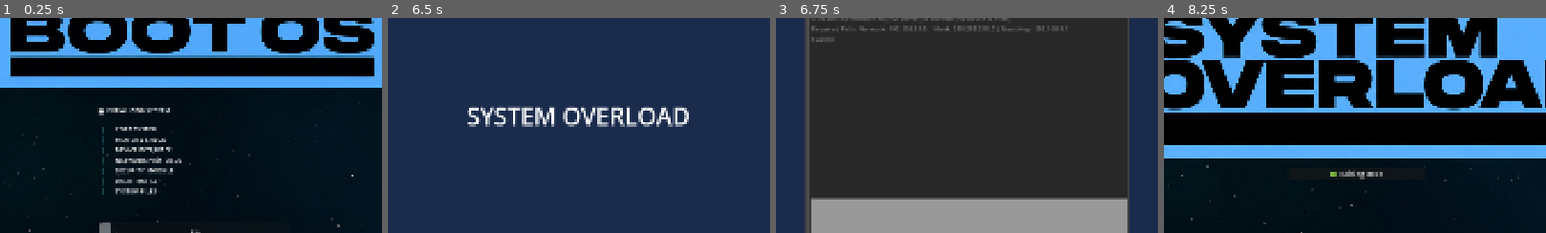
Above: before the commit, frames 1-4 (left to right).
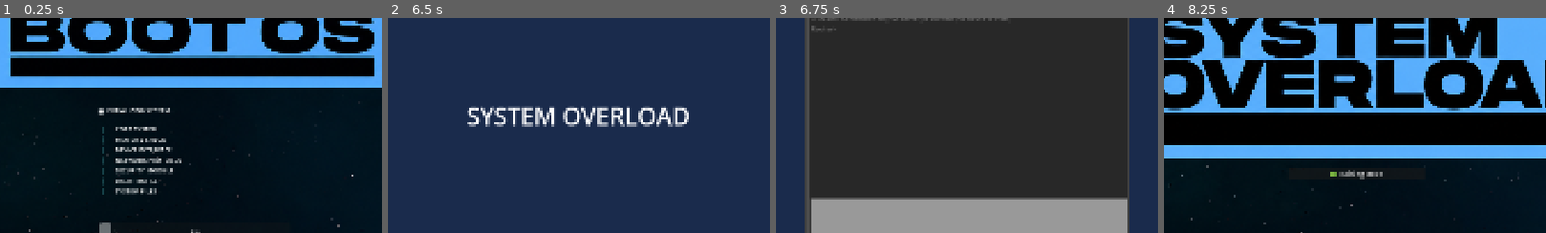
Above: after the commit, the same moments.

Repository: Bookza253/system_overload
Game: Godot game, scene res://start_screen.tscn
Two runs of this game, one before a commit and one after it. Both use one fixed random seed, a clock stepped at 60 frames per second and the inputs below.
Inputs (mouse positions are % of the whole screen's width and height, from its top left):
- Up to frame 1 (0.25 s): no input
- Up to frame 2 (6.5 s): move the mouse to (72, 45) at 0.52 s; move the mouse to (30, 55) at 1.27 s; move the mouse to (60, 28) at 2.02 s; move the mouse to (45, 70) at 2.77 s; move the mouse to (80, 65) at 3.52 s; click "PRESS TO START" at 4.25 s; click "🟢 Training Mode" at 5 s; click "Routing" at 5.75 s
- Up to frame 3 (6.75 s): click (2, 4) at 6.5 s
- Up to frame 4 (8.25 s): click (50, 73) at 7.27 s; type "12" at 7.35 s; click (2, 97) at 8 s
The pictures show only the part of the screen within x 25-75%, y 27-77%; the shares and areas given below are measured in that part.

Frames 1-2 are identical in both runs. In frame 3, 0.7% of the frame differs, in the area x 9-77%, y 3-12%; in frame 4, nothing differs.

Commit message:
fix bug part 2 Done

Diff:
--- a/Window_Terminal.gd
+++ b/Window_Terminal.gd
@@ -25,61 +25,61 @@
 		current_topic = str(Global.selected_topic).to_lower()
 
 	# --------------------------------------------------------------------------
-	# 📶 1. ด่าน ROUTING
+	# 🖥️ 1. ด่าน TASK MANAGER (SYSTEM)
 	# --------------------------------------------------------------------------
-	if current_topic == "routing" or current_topic == "system" or current_topic == "task_manager" or current_topic == "systembutton":
+	if current_topic == "task_manager" or current_topic == "system":
 		text_display += "📍 [ตารางเส้นทางเครือข่ายด่าน ROUTING]\n\n"
 		text_display += "▪️ ปลายทาง: HQ_Server\n"
-		text_display += "  Network: 192.168.55.0 | Mask: 255.255.255.0 | Next-Hop: 192.168.1.1\n\n"
+		text_display += "  Network: 192.168.55.0 | Mask: 255.255.255.0 | Next-Hop: 192.168.1.1\n\n"
 		text_display += "▪️ ปลายทาง: Branch_Office\n"
-		text_display += "  Network: 192.168.50.0 | Mask: 255.255.255.0 | Next-Hop: 192.168.2.55\n\n"
+		text_display += "  Network: 192.168.50.0 | Mask: 255.255.255.0 | Next-Hop: 192.168.2.55\n\n"
 		text_display += "▪️ ปลายทาง: Cloud_Storage\n"
-		text_display += "  Network: 192.168.71.0 | Mask: 255.255.255.0 | Next-Hop: 192.168.10.254\n\n"
+		text_display += "  Network: 192.168.71.0 | Mask: 255.255.255.0 | Next-Hop: 192.168.10.254\n\n"
 		text_display += "━━━━━━━━━━━━━━━━━━━━━━━━\n"
-		text_display += "🛠️ รูปแบบคำสั่งพิมพ์ใน config: ip route [Network] [Mask] [Next-Hop]"
+		text_display += "💡 ตรวจสอบชื่อแผนกหจากด่านหลัก "
+
 
 	# --------------------------------------------------------------------------
-	# 🛡️ 2. ด่าน FIREWALL
+	# 🛡️ 2. ด่าน FIREWALL (NETWORK)
 	# --------------------------------------------------------------------------
-	elif current_topic == "firewall" or current_topic == "network" or current_topic == "networkbutton":
+	elif current_topic == "network" or current_topic == "firewall":
 		text_display += "📍 [รายชื่อแผนกและ IP ทั้งหมดในด่าน FIREWALL]\n\n"
-		text_display += "▪️ แผนก: Accounting\n  IP Address: 192.168.1.50\n\n"
-		text_display += "▪️ แผนก: HR\n  IP Address: 192.168.2.10\n\n"
-		text_display += "▪️ แผนก: Marketing\n  IP Address: 192.168.3.99\n\n"
-		text_display += "▪️ แผนก: R&D\n  IP Address: 192.168.4.25\n\n"
+		text_display += "▪️ แผนก: Accounting\n  IP Address: 192.168.1.50\n\n"
+		text_display += "▪️ แผนก: HR\n  IP Address: 192.168.2.10\n\n"
+		text_display += "▪️ แผนก: Marketing\n  IP Address: 192.168.3.99\n\n"
+		text_display += "▪️ แผนก: R&D\n  IP Address: 192.168.4.25\n\n"
 		text_display += "━━━━━━━━━━━━━━━━━━━━━━━━\n"
 		text_display += "💡 ตรวจสอบหน้าจอแจ้งเตือนแอปหลักว่าแผนกใดถูกโจมตี "
 
 	# --------------------------------------------------------------------------
-	# 🌟 3. ด่าน CHANGE VLAN
+	# 📶 3. ด่าน ROUTER
 	# --------------------------------------------------------------------------
-	elif current_topic == "vlan" or current_topic == "router" or current_topic == "button_router_topic":
+	elif current_topic == "router":
 		text_display += "📍 [รายชื่อแผนกและ VLAN ID ในด่าน SWITCH VLAN]\n\n"
 		text_display += "▪️ แผนก: Marketing\n"
-		text_display += "  VLAN: 10 | Port: fa0/1 | IP: 192.168.1.99\n\n"
+		text_display += "  VLAN: 10 | Port: fa0/1 | IP: 192.168.1.99\n\n"
 		text_display += "▪️ แผนก: Engineering\n"
-		text_display += "  VLAN: 20 | Port: fa0/2 | IP: 192.168.2.99\n\n"
+		text_display += "  VLAN: 20 | Port: fa0/2 | IP: 192.168.2.99\n\n"
 		text_display += "▪️ แผนก: Guest_WiFi\n"
-		text_display += "  VLAN: 30 | Port: fa0/5 | IP: 192.168.3.77\n\n"
+		text_display += "  VLAN: 30 | Port: fa0/5 | IP: 192.168.3.77\n\n"
 		text_display += "━━━━━━━━━━━━━━━━━━━━━━━━\n"
 		text_display += "💡 ตรวจสอบพอร์ตเชื่อมต่อจากด่านหลัก "
 
 	# --------------------------------------------------------------------------
-	# 🌐 4. ด่าน NAT
+	# 🌐 4. ด่าน NAT (เชื่อมโยงจากค่า "vlan" หรือโมดูล "pdpa")
 	# --------------------------------------------------------------------------
-	elif current_topic == "nat" or current_topic == "pdpa" or current_topic == "button_pdpa_topic":
+	elif current_topic == "vlan" or current_topic == "pdpa" or current_topic == "nat":
 		text_display += "📍 [ข้อมูลการตั้งค่าโครงสร้างด่าน NAT]\n\n"
 		text_display += "▪️ port: Gi0/1 | ACL: 1 | IP: 192.168.1.50\n\n"
 		text_display += "▪️ port: Gi0/2 | ACL: 5 | IP: 192.168.2.10\n\n"
 		text_display += "▪️ port: fa0/1 | ACL: 10 | IP: 192.168.3.99\n\n"
 		text_display += "━━━━━━━━━━━━━━━━━━━━━━━━\n"
-		text_display += "🛠️ รูปแบบคำสั่งพิมพ์ใน config:\n"
-		text_display += "ip nat inside source list [เลข ACL] interface [ชื่อพอร์ต] overload"
+		text_display += "💡 ตรวจสอบพอร์ตเชื่อมต่อจากด่านหลัก "
 
-	# 🔒 โหมดสำรอง (ถ้าไม่มีอะไรตรงเลย จะแสดงข้อความระบุชัดเจนว่าติดปัญหาอะไร)
+	# 🔒 โหมดสำรอง
 	else:
 		text_display += "📍 [ระบบกำลังค้นหาข้อมูลด่าน...]\n\n"
 		text_display += "🔎 ตอนนี้ระบบอ่านค่าด่านได้เป็นคำว่า: \"" + str(Global.selected_topic) + "\"\n\n"
-		text_display += "💡 วิธีแก้: กรุณาเปิดไฟล์ที่คุมปุ่มเลือกด่าน (เช่น mode_selection.gd) แล้วดูว่าในฟังก์ชันตอนกดปุ่มด่าน NAT มันเขียนสั่งว่า Global.selected_topic = ค่าอะไร จากนั้นเอาคำนั้นมาใส่ในเงื่อนไขด้านบนครับ"
+		text_display += "💡 ข้อมูลไม่ตรงกับเงื่อนไขด่านใดๆ กรุณาเช็กการส่งค่าอีกครั้ง"
 
 	info_label.text = text_display
--- a/firewall_module.gd
+++ b/firewall_module.gd
@@ -56,9 +56,9 @@
 func _print_prompt():
 	if not log_text_edit: return
 	match current_cli_mode:
-		0: log_text_edit.text += "Switch> "
-		1: log_text_edit.text += "Switch# "
-		2: log_text_edit.text += "Switch(config)# "
+		0: log_text_edit.text += "Router> "
+		1: log_text_edit.text += "Router# "
+		2: log_text_edit.text += "Router(config)# "
 	_scroll_to_bottom()
 
 func _on_line_edit_ip_text_submitted(new_text: String) -> void:
@@ -132,7 +132,7 @@
 
 		# ดักกรณีพิมพ์สั้นไป หรือพิมพ์ผิดรูปแบบ
 		elif raw_command.begins_with("deny ip "):
-			_print_to_terminal("% Invalid command: ในโหมดเลเยอร์นี้ ต้องระบุกลุ่มหมายเลขด้วย เช่น 'access-list 1 deny [IP]'")
+			_print_to_terminal("% Invalid command: ในโหมดเลเยอร์นี้ ต้องระบุกลุ่มหมายเลขด้วย เช่น 'access-list 1 deny host [IP]'")
 
 		elif raw_command == "save":
 			_print_to_terminal("% Command rejected: ไม่สามารถเซฟในโหมดปรับแต่งได้ กรุณาพิมพ์ 'ex' ออกไปก่อน")
--- a/router_module.gd
+++ b/router_module.gd
@@ -57,7 +57,8 @@
 	if log_text_edit:
 		log_text_edit.text = "--- VLAN ---\n"
 		log_text_edit.text += "Device Boot Completed. Ready for configuration...\n"
-		log_text_edit.text += "ALERT: Port " + target_port + " link-state changed to DOWN (VLAN Mismatch).\n"
+		# 🟢 เปลี่ยนจาก target_port เป็น selected เพื่อโชว์ชื่อแผนกแทน
+		log_text_edit.text += "ALERT: Department [" + selected + "] link-state changed to DOWN (VLAN Mismatch).\n"
 
 		_print_prompt()
 
--- a/task_manager_module.gd
+++ b/task_manager_module.gd
@@ -51,7 +51,6 @@
 	if log_text_edit:
 		log_text_edit.text = "--- ROUTING ---\n"
 		log_text_edit.text += "⚠️ ALERT: Connection to [" + destination_name + "] is DOWN! (No Route to Host)\n"
-		log_text_edit.text += "Required Path: Network: " + target_network + " | Mask: " + target_mask + " | Next-Hop: " + target_next_hop + "\n"
 		_print_prompt()
 
 	if command_input:
@@ -60,9 +59,9 @@
 func _print_prompt():
 	if not log_text_edit: return
 	match current_cli_mode:
-		0: log_text_edit.text += "Switch> "
-		1: log_text_edit.text += "Switch# "
-		2: log_text_edit.text += "Switch(config)# "
+		0: log_text_edit.text += "Router> "
+		1: log_text_edit.text += "Router# "
+		2: log_text_edit.text += "Router(config)# "
 	_scroll_to_bottom()
 
 func _on_line_edit_ip_text_submitted(new_text: String) -> void:
Not shown, added: document.png.import
Not shown, added: firewall (1).png.import
Not shown, added: network-switch.png.import
Not shown, added: router.png.import
Not shown, added: shutdown-icon-0.png.import
Not shown, added: transfer.png.import
